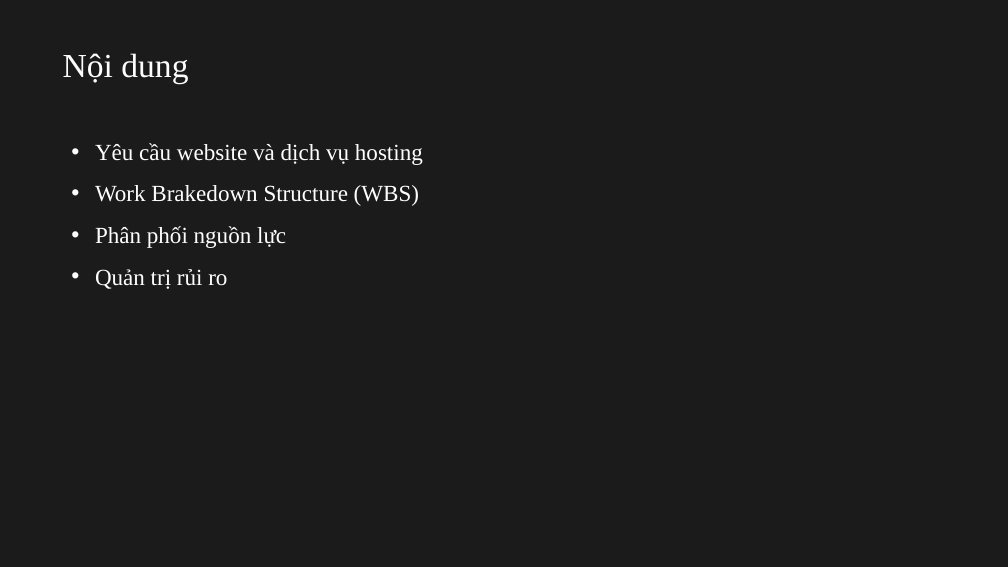
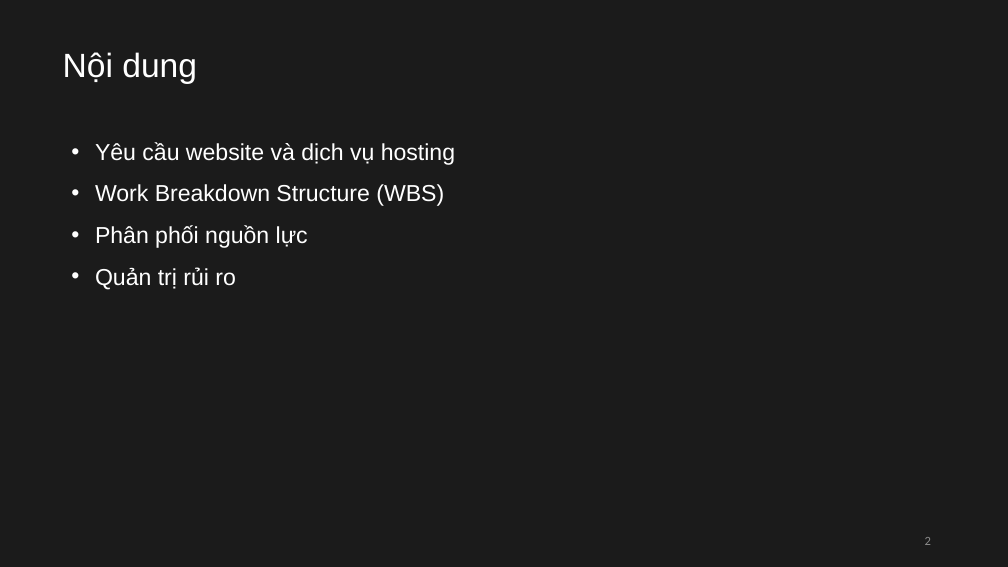
Before and after one commit to CapSuro/ProjectManagement, a slide deck: slide 2 of ProjectManagement.pptx. Drawn at 1008x567 pixels with LibreOffice and Linux fonts; fonts in the diff are those of the drawing. Boxes give left, top, right and bottom in pixels: in the first picture for what was removed or moved away, otherwise in the second. Text is boxed around its words. In the diff, an @@ line names an element or a change of style, - is before the commit and + after.

```diff
--- a/ProjectManagement.pptx
+++ b/ProjectManagement.pptx
@@ title "Nội dung" at [63,52,197,84]: font Times New Roman to Arial @@
@@ text at [95,142,455,290]: font Times New Roman to Arial in "Yêu cầu website và dịch vụ hosting", "Phân phối nguồn lực", "Quản trị rủi ro" @@
@@ text at [95,184,444,206]: text changed; font Times New Roman to Arial @@
-• Work Brakedown Structure (WBS)
+• Work Breakdown Structure (WBS)
@@ page number added at [925,537,931,545], 12 pt, text #8C8C8C @@
+2
```
Also in this commit, not shown: 4 other slides changed, 9 slides added, 1 slide removed, 4 other files.
